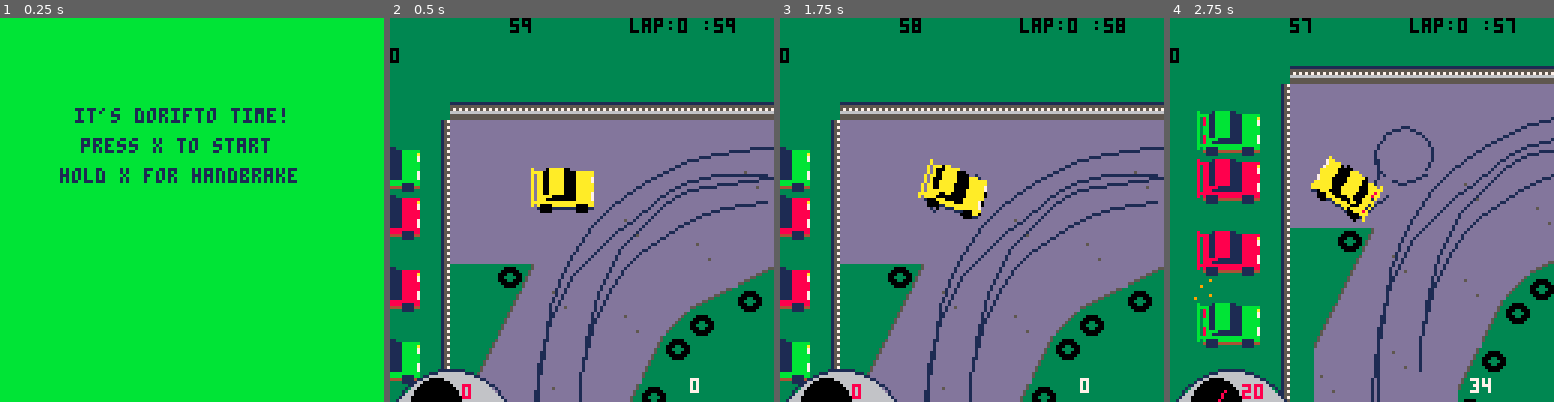
Above: before the commit, frames 1-4 (left to right).
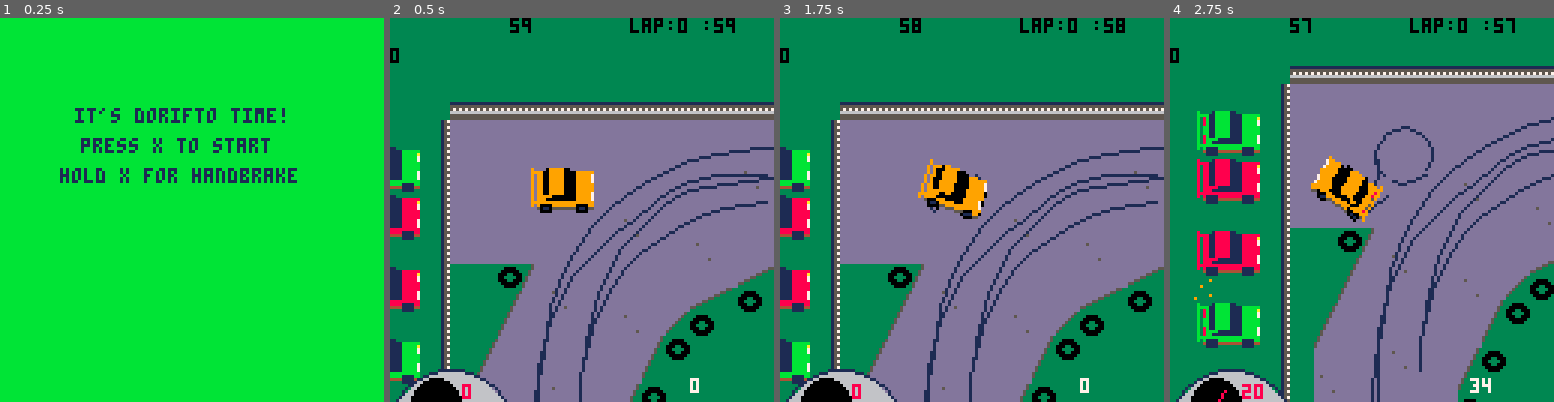
Above: after the commit, the same moments.

Repository: graearea/pico8
Game: PICO-8 cartridge skidmarks.p8
The game is run twice, just before and just after one commit, with the same random seed, the same clock (stepped at 60 frames per second) and the same inputs.
Inputs:
- Up to frame 1 (0.25 s): no input
- Up to frame 2 (0.5 s): tap X (X key) at 0.33 s
- Up to frame 3 (1.75 s): tap O (Z key) at 0.7, 1.7 s; tap X (X key) at 1.07 s; hold Right from 1.6 s (still down)
- Up to frame 4 (2.75 s): tap X (X key) at 1.85 s; release Right at 2.1 s; tap O (Z key) at 2.1, 2.5 s; hold Up 2.15-2.42 s; hold Right from 2.47 s (still down)

Frame 1 is identical in both runs. In frame 2, 1.1% of the frame differs, in the area x 36-54%, y 39-50%; in frame 3, 1.1%; in frame 4, 1.1%.

Commit message:
cars are different colours

Diff:
--- a/skidmarks.p8
+++ b/skidmarks.p8
@@ -16,8 +16,6 @@
 function _init()
 lap_count=0
 laps={}
-ghost_car=car(110,64)
-car=car(70,64)
 blobs={}
 window_x=0
 window_y=0
@@ -31,10 +29,13 @@
 tyres=add_tyres()
 ended=false
 camera_location={}
-chase_clr=rnd(16)
-if (chase_clr==4 or chase_clr==13) then chase_clr=chase_clr-1 end
-car_clr=rnd(16)
-if (car_clr==4 or car_clr==13) then car_clr=0 end
+chase_clr=flr(rnd(16))
+if (chase_clr==3 or chase_clr==13) then chase_clr=9 end
+car_clr=flr(rnd(16))
+if (car_clr==3 or car_clr==13) then car_clr=9 end
+car_clr=9
+ghost_car=car(110,64,chase_clr)
+car=car(70,64, car_clr)
 --sfx(10,1)
 print_skids(skids_l)
 menuitem(1,"toggle 3d", function()
@@ -56,7 +57,6 @@
  if((started==false or ended==true) and btn(❎)) then
   started=true
   timer_start=time()
-  --_init()
   return
  end
  if(started) then
@@ -278,7 +278,7 @@
  pset(x,y,colour)
 end
 
-function car(ix,iy)
+function car(ix,iy,colour)
 	return {
 	d_travel=0,
 	angle=0,
@@ -427,8 +427,9 @@
 	draw=function(self)
     pal(1,0)
 
-    pal(9,chase_clr)
-    pal(4,1)
+    pal(9,colour)
+    pal(4,5)
+    pal(5,1)
     rotate_sprite(self.x,self.y,self.angle,14)--wheels
     rotate_sprite(self.x,self.y-1,self.angle,5)
     rotate_sprite(self.x,self.y-2,self.angle,0)
@@ -526,10 +527,10 @@
  if pos!=nil then
   ghost_car.angle=pos.angle
   if(alternate%4==0) then ghost_car:create_smoke_on_wheels() end
-  pal(9,chase_clr)
-  pal(1,0)
+  -- pal(9,chase_clr)
+  -- pal(1,0)
   ghost_car:draw()
-  pal()
+  -- pal()
 
   ghost_car.x=pos.x
   ghost_car.y=pos.y
@@ -822,7 +823,7 @@
 00999999999999000000000000999999999999000000000000000000000000000000000000000000000000000000000000000000000000000000000000000000
 00090000000090000000000000090000000090000900000000000000000000000800001888881100000000000b00001bbbbb1100000000000000000000000000
 00999999999999000000000000999999999999000999999999999999999999000888811888881111888888000bbbb11bbbbb1111bbbbbb000000000000000000
-0098899999988900000000000098899999988900090999111111111199999a00080881188888111188888a000b08b11bbbbb1111bbbbba000000000000000000
+0098899999988900000000000098899999988900090999111111111199999700080881188888111188888a000b08b11bbbbb1111bbbbba000000000000000000
 09999999999999900000000009999999999999900909911111111111999997000808811888881111888887000b08b11bbbbb1111bbbbb7000000000000000000
 19999999999999910000000019999999999999910909911111111111999997000808811888881111888887000b08b11bbbbb1111bbbbb7000000000000000000
 19999999999999910000000019999999999999910909911111111111999999000808811888881111888888000b0bb11bbbbb1111bbbbbb000000000000000000
@@ -837,7 +838,7 @@
 00000000000000000000000000000000000000000000000000000000000000000000111100000000111100000000111100000000111100000000000000000000
 00000000000000000000000000000000000000000000000000000000000000000000000000000000000000000000000000000000000000000000000000000000
 00001111000000001111000000000000000000000000000000000000000000000800001888881100000000000000000000000000000000000000000000000000
-00041111444444441111440000000000000000000009111199999999111199000888811888881111888888000000000000000000000000000000000000000000
+00041551444444441551440000000000000000000009111199999999111199000888811888881111888888000000000000000000000000000000000000000000
 0004000000000000000001000000099911111100000899999999999999999900080881188888111188888a000000000000000000000000000000000000000000
 00040000000000000000010000000111111111110008999999999999999991000808811888881111888887000000000000000000000000000000000000000000
 00040000000000000000010000000111111111110008999999999999999991000808811888881111888887000000000000000000000000000000000000000000
@@ -847,7 +848,7 @@
 00040000000000000000010000000111111111110008999999999999999991000808811888881111888887000000000000000000000000000000000000000000
 00040000000000000000010000000111111111110008999999999999999991000808888811111111888887000000000000000000000000000000000000000000
 00040000000000000000010000000999111111000008999999999999999999000808881111111111888887000000000000000000000000000000000000000000
-00041111444444441111440000000000000000000009111199999999111199000888888888888888888888000000000000000000000000000000000000000000
+00041551444444441551440000000000000000000009111199999999111199000888888888888888888888000000000000000000000000000000000000000000
 00001111000000001111000000000000000000000000000000000000000000000808111188888888111188000000000000000000000000000000000000000000
 00000000000000000000000000000000000000000000000000000000000000000004111144444444111144000000000000000000000000000000000000000000
 00000000000000000000000000000000000000000000000000000000000000000000111100000000111100000000000000000000000000000000000000000000
@@ -1046,7 +1047,7 @@
 
 
 __map__
-4546470000656667000020210000606162000063640000000000000000000000000000000000000000000000000000060000000000000000000000000000000000000000000000000000000000000006000000000000000000000000000000000000000000000000000000000000000000000000000000000000000000050000
+4546470000656667000020210100606162000063640000000000000000000000000000000000000000000000000000060000000000000000000000000000000000000000000000000000000000000006000000000000000000000000000000000000000000000000000000000000000000000000000000000000000000050000
 5556570000757677000030310000707172000073740000000000000000000000000000000000000000000000000000000000000000000000000000000000000000000000000000000000000000000000000000000000000000000000000000000000000000000000000000000000000000000000060000000000000000000000
 0000000000000000000000000000000000000000000000000007000400000000000000000000000006000000000000000000000700040000000000000000000000000000000000000600000000000000000000070004000000000000000000000000000000000000000000000000000000000000000000000000000000000000
 0000000000000000000000000000000000000000000000000000000000000000000000000000000000000000000000000000000000000000000000000000000000000000000000000000000000000000000000000000000000000000000000000000000000000000000000000000000000000000000000000000000000000000
